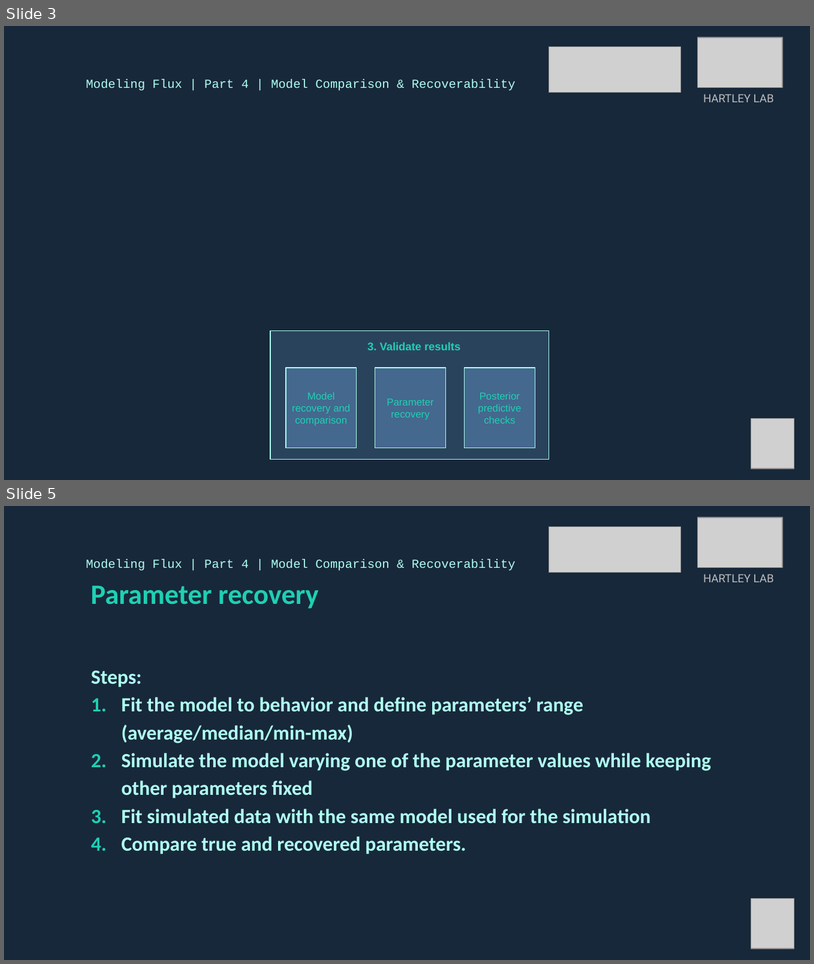
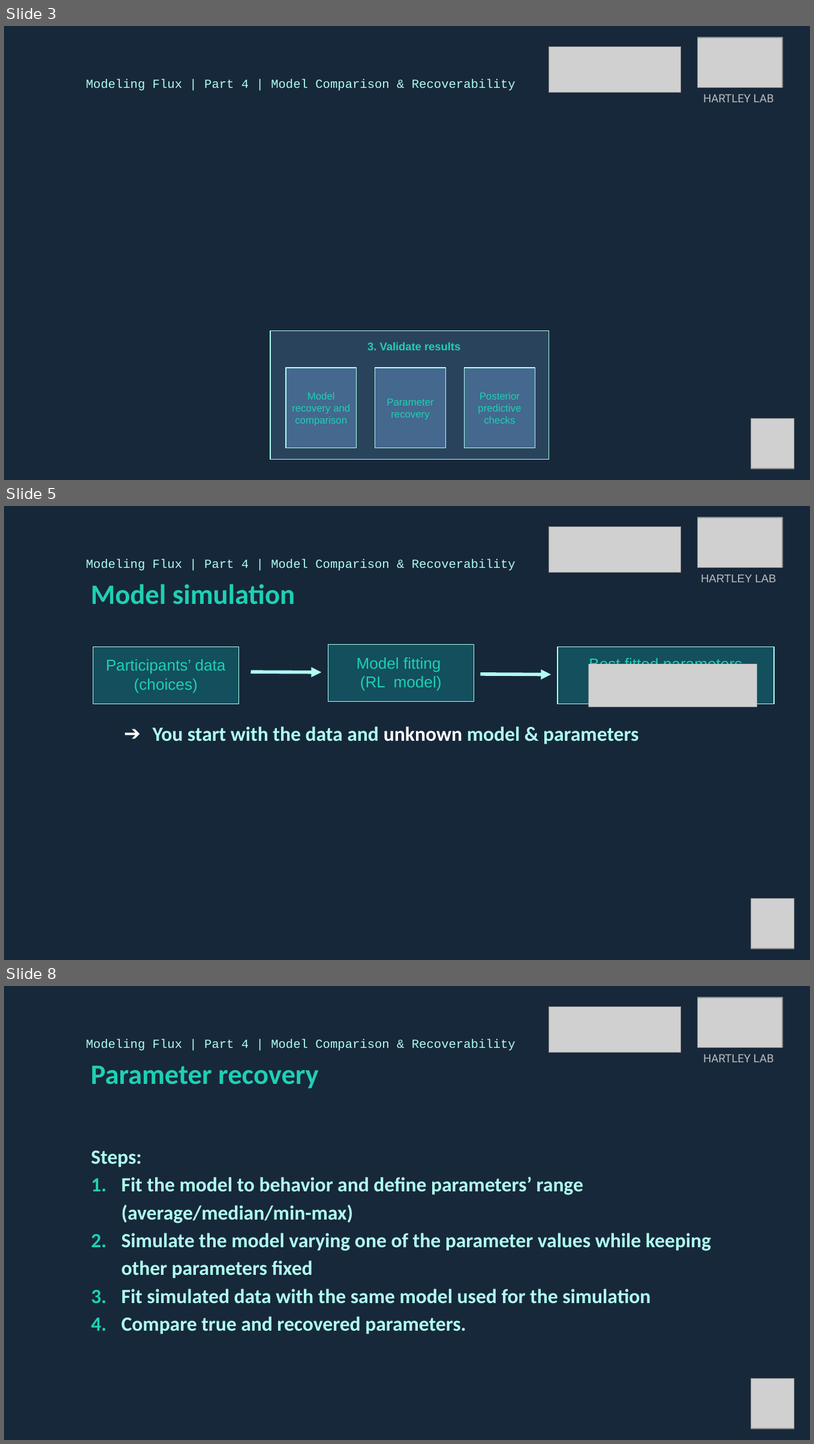
Before and after one commit to DevComPsy/2021FluxCompModellingWorkshop, a slide deck: SectionD/Flux_GroupD_combined.pptx. Shown one above the other, each under a label of ours: slides 3 and 5 before the commit, slides 3, 5 and 8 after it; the slides between them are not shown. The pictures are 814x964 and 814x1444 pixels, drawn with LibreOffice and Linux fonts; fonts in the diff are those of the drawing; grey boxes stand for pictures. Boxes give left, top, right and bottom in pixels: in the first picture for what was removed or moved away, otherwise in the second. Text is boxed around its words. In the diff, an @@ line names an element or a change of style, - is before the commit and + after.

```diff
--- a/SectionD/Flux_GroupD_combined.pptx
+++ b/SectionD/Flux_GroupD_combined.pptx
@@ slide 5 added at [4, 506, 810, 960], background #16273A @@
@@ picture added at [698, 517, 783, 567] @@
@@ picture added at [549, 527, 681, 573] @@
@@ text added at [86, 559, 516, 571], 11 pt, text #B0FEF1 @@
+Modeling Flux | Part 4 | Model Comparison & Recoverability
@@ text added at [701, 574, 776, 582], 10 pt, text #BDBDBD @@
+HARTLEY LAB
@@ title added at [91, 584, 295, 604], 25 pt, text #1FD0B3, bold @@
+Model simulation
@@ group added at [93, 645, 774, 707]: 3 rectangles, 3 texts, 2 arrows, 1 picture @@
+Participants’ data
+(choices)
+Model fitting
+(RL model)
+Best fitted parameters
@@ text added at [153, 726, 639, 744], 18 pt, text #B0FEF1, bold @@
+➔ You start with the data and unknown model & parameters
@@ picture added at [752, 898, 794, 948] @@
@@ what was slide 5 is now slide 8 @@
```
Also in this commit, not shown: 5 slides changed, 2 other slides added, 1 other file.
